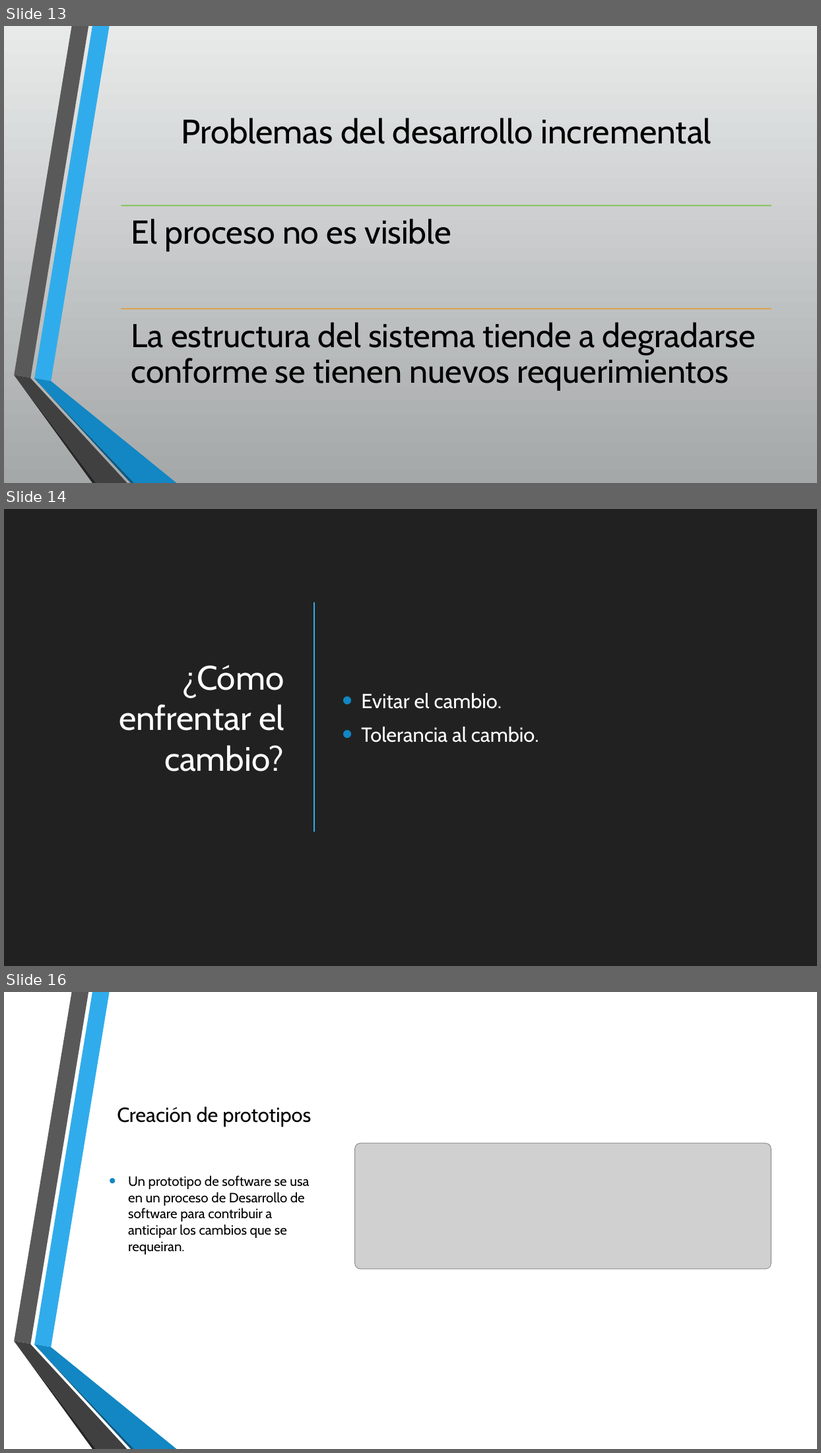
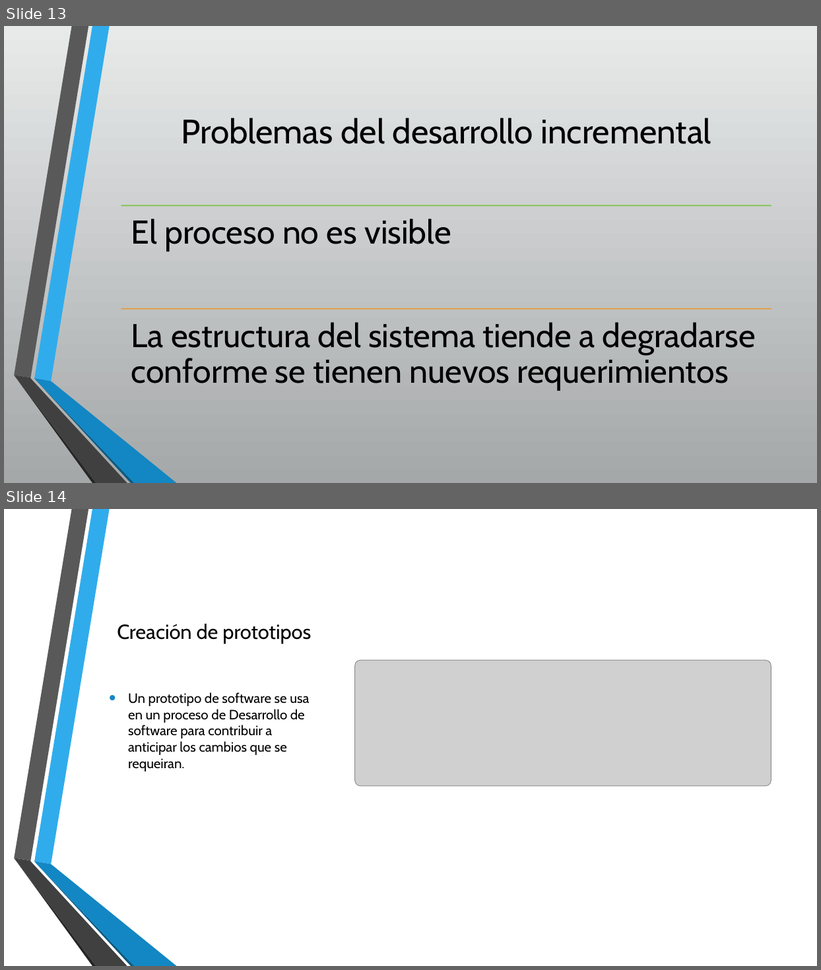
Before and after one commit to AryShared/SystemAnalysis, a slide deck: 1-3 Metodologias de desarrollo de software.pptx. Shown one above the other, each under a label of ours: slides 13, 14 and 16 before the commit, slides 13 and 14 after it; the slides between them are not shown. The pictures are 821x1453 and 821x970 pixels, drawn with LibreOffice and Linux fonts; fonts in the diff are those of the drawing; grey boxes stand for pictures; background and template pictures are left out. Boxes give left, top, right and bottom in pixels: in the first picture for what was removed or moved away, otherwise in the second. Text is boxed around its words. In the diff, an @@ line names an element or a change of style, - is before the commit and + after.

```diff
--- a/1-3 Metodologias de desarrollo de software.pptx
+++ b/1-3 Metodologias de desarrollo de software.pptx
@@ slide 14 removed at [4, 509, 817, 966], background picture (left out); not listed: 3 template elements that a slide beside it also shows @@
@@ rectangle removed at [4, 509, 817, 966] @@
@@ freeform shape removed at [14, 509, 88, 861] @@
@@ line removed from (314, 603) to (314, 832) @@
@@ title removed at [119, 665, 284, 772] @@
-¿Cómo enfrentar el cambio?
@@ text removed at [361, 693, 539, 743] @@
-• Evitar el cambio.
-• Tolerancia al cambio.
@@ freeform shape removed at [14, 859, 96, 966] @@
@@ freeform shape removed at [14, 859, 127, 966] @@
@@ what was slide 16 is now slide 14 @@
```
Also in this commit, not shown: 1 other slide removed, 1 other file.
